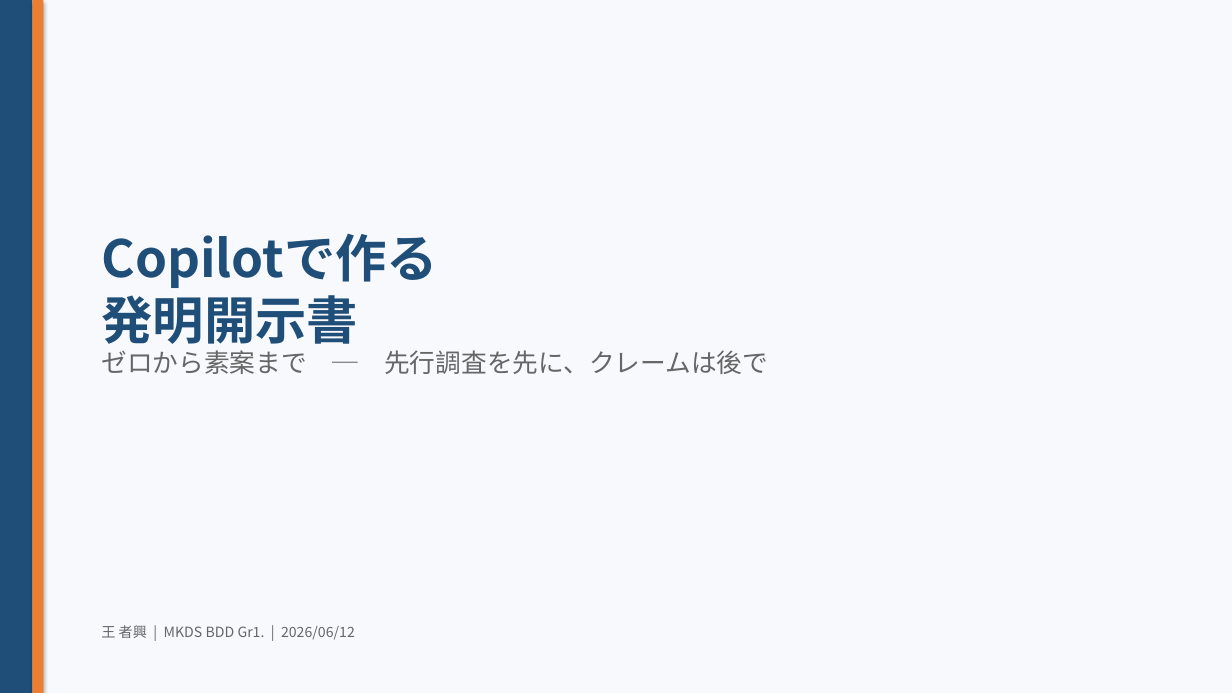
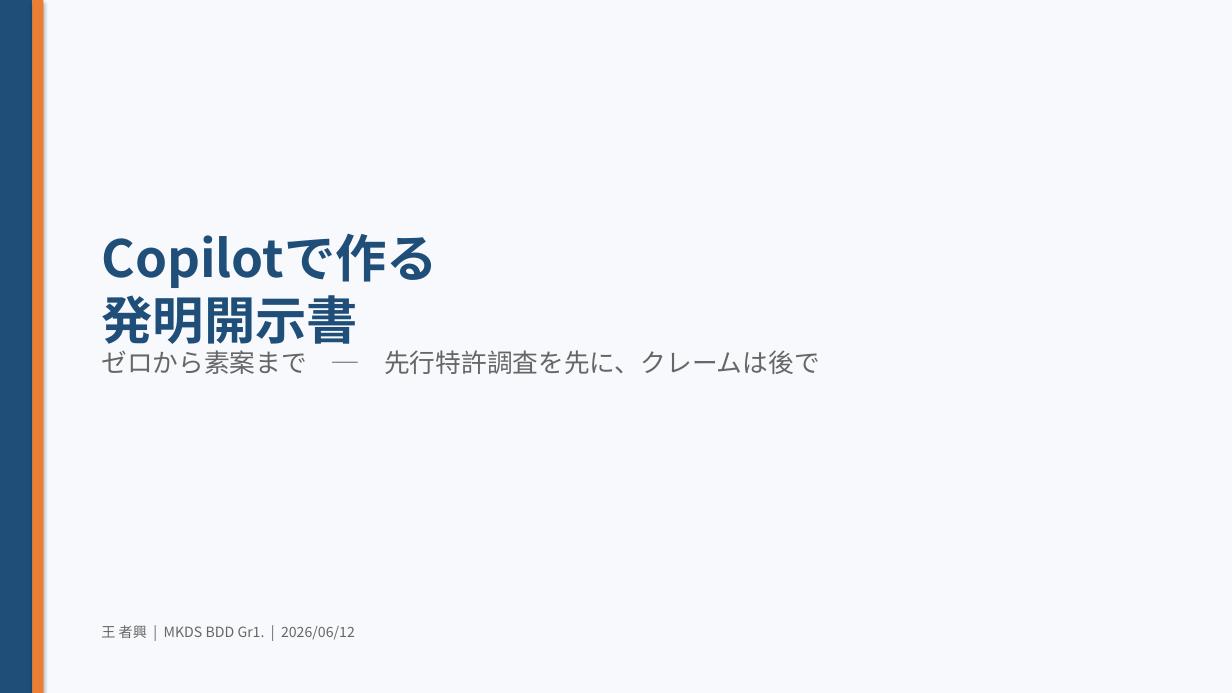
Before and after one commit to zhexingwang/ppt, a slide deck: slide 1 of decks/05_Copilot発明開示書/Copilot発明開示書_訂正反映.pptx. Drawn at 1232x693 pixels with LibreOffice and Linux fonts; fonts in the diff are those of the drawing. Boxes give left, top, right and bottom in pixels: in the first picture for what was removed or moved away, otherwise in the second. Text is boxed around its words. In the diff, an @@ line names an element or a change of style, - is before the commit and + after.

```diff
--- a/decks/05_Copilot発明開示書/Copilot発明開示書_訂正反映.pptx
+++ b/decks/05_Copilot発明開示書/Copilot発明開示書_訂正反映.pptx
@@ text at bbox=[101, 350, 820, 374]: text changed @@
-ゼロから素案まで ─ 先行調査を先に、クレームは後で
+ゼロから素案まで ─ 先行特許調査を先に、クレームは後で
```
Also in this commit, not shown: 8 other slides changed, 13 other files.
